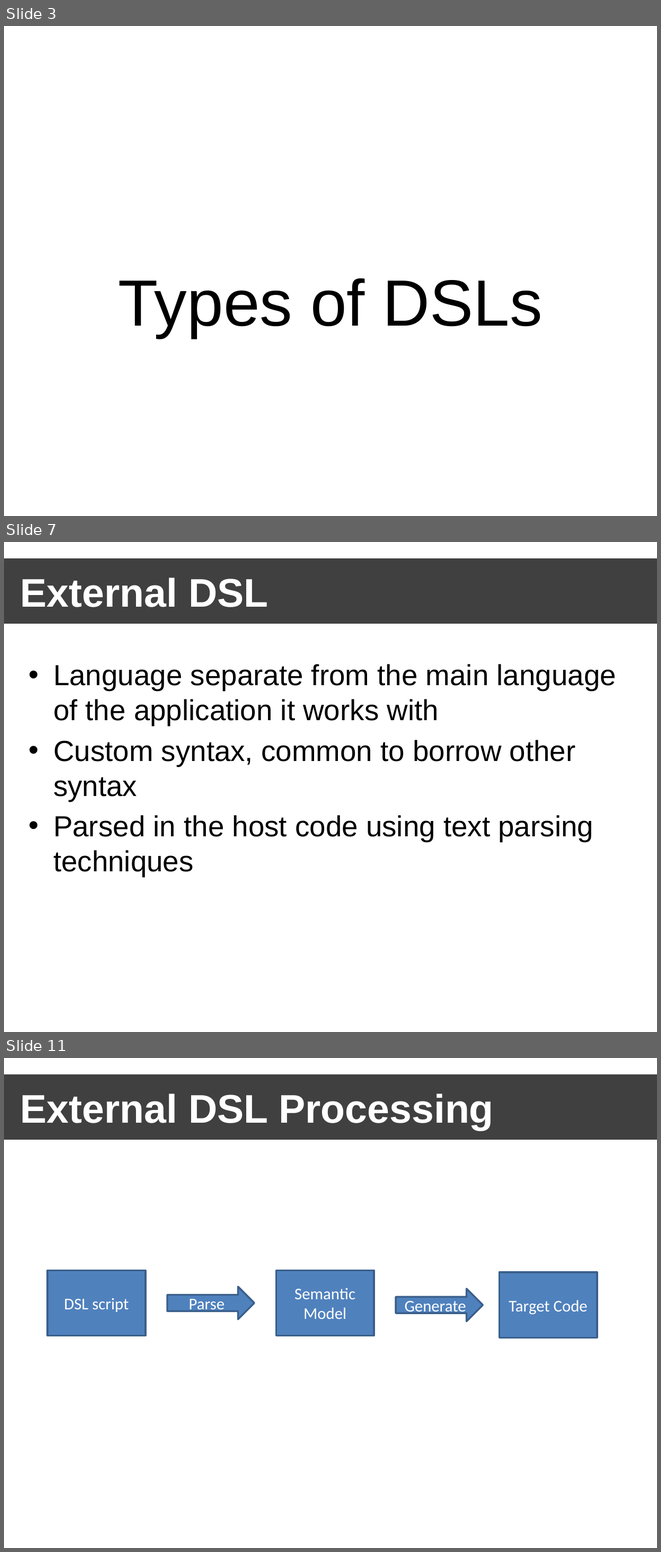
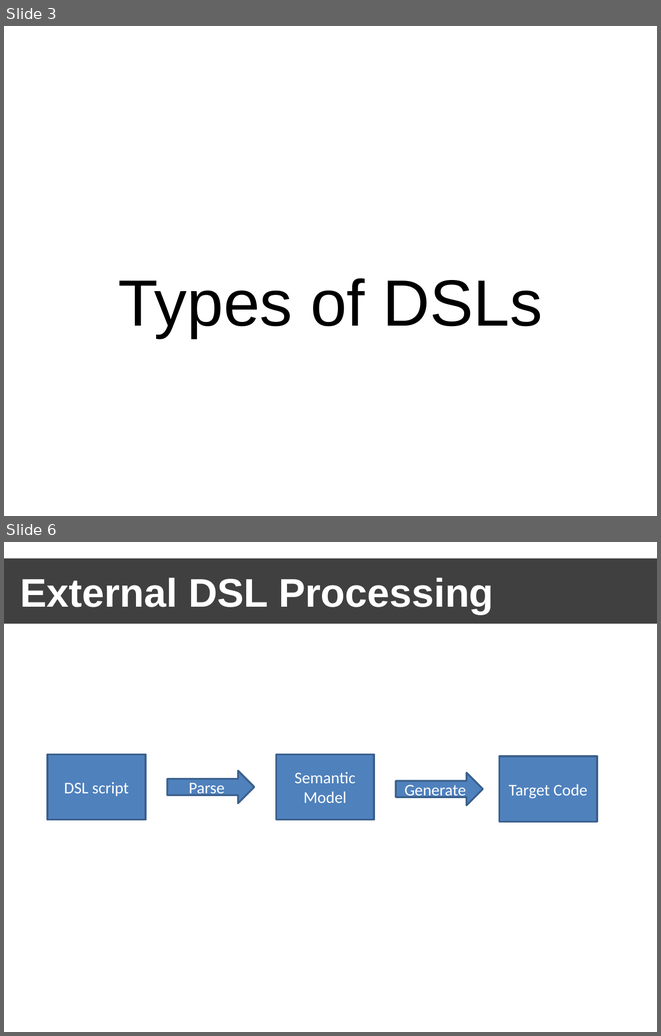
Before and after one commit to jbogard/presentations, a slide deck: BuildingExternalDSLs/Building External DSLs.pptx. Shown one above the other, each under a label of ours: slides 3, 7 and 11 before the commit, slides 3 and 6 after it; the slides between them are not shown. The pictures are 661x1552 and 661x1036 pixels, drawn with LibreOffice and Linux fonts; fonts in the diff are those of the drawing; background and template pictures are left out. Boxes give left, top, right and bottom in pixels: in the first picture for what was removed or moved away, otherwise in the second. Text is boxed around its words. In the diff, an @@ line names an element or a change of style, - is before the commit and + after.

```diff
--- a/BuildingExternalDSLs/Building External DSLs.pptx
+++ b/BuildingExternalDSLs/Building External DSLs.pptx
@@ slide 7 removed at [4, 542, 657, 1032], background picture (left out) @@
@@ title removed at [4, 558, 657, 624] @@
-External DSL
@@ text removed at [53, 664, 616, 876] @@
-• Language separate from the main language of the application it works with
-• Custom syntax, common to borrow other syntax
-• Parsed in the host code using text parsing techniques
@@ what was slide 11 is now slide 6 @@
```
Also in this commit, not shown: 4 slides changed, 2 slides added, 4 other slides removed, 39 other files.
